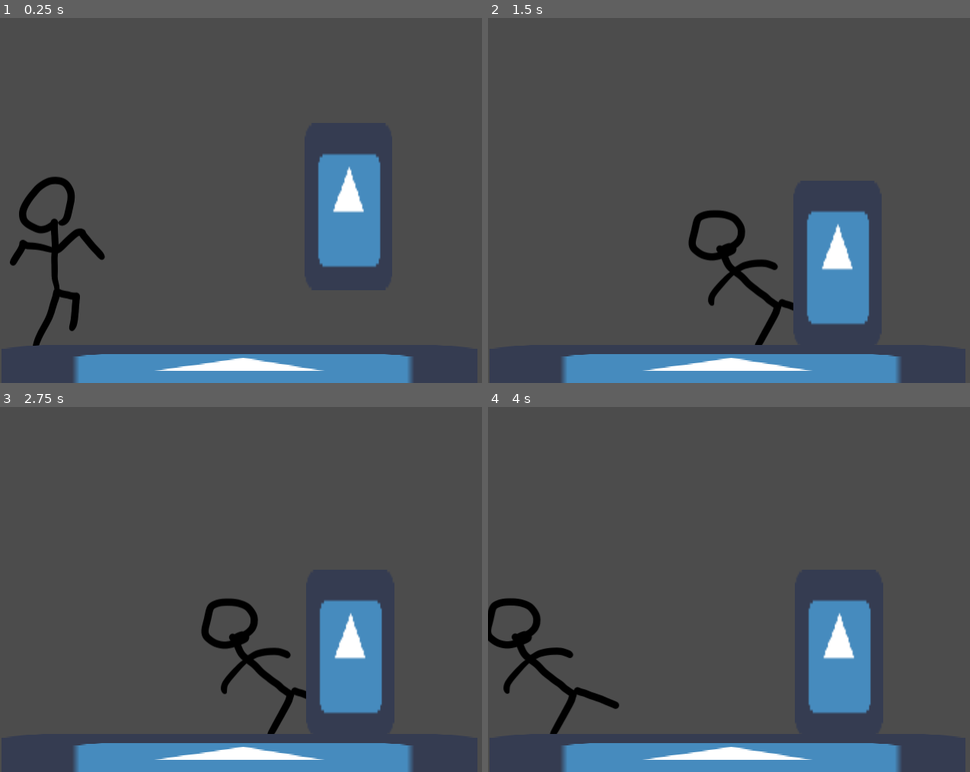
Above: before the commit, frames 1-4 (two rows, left to right).
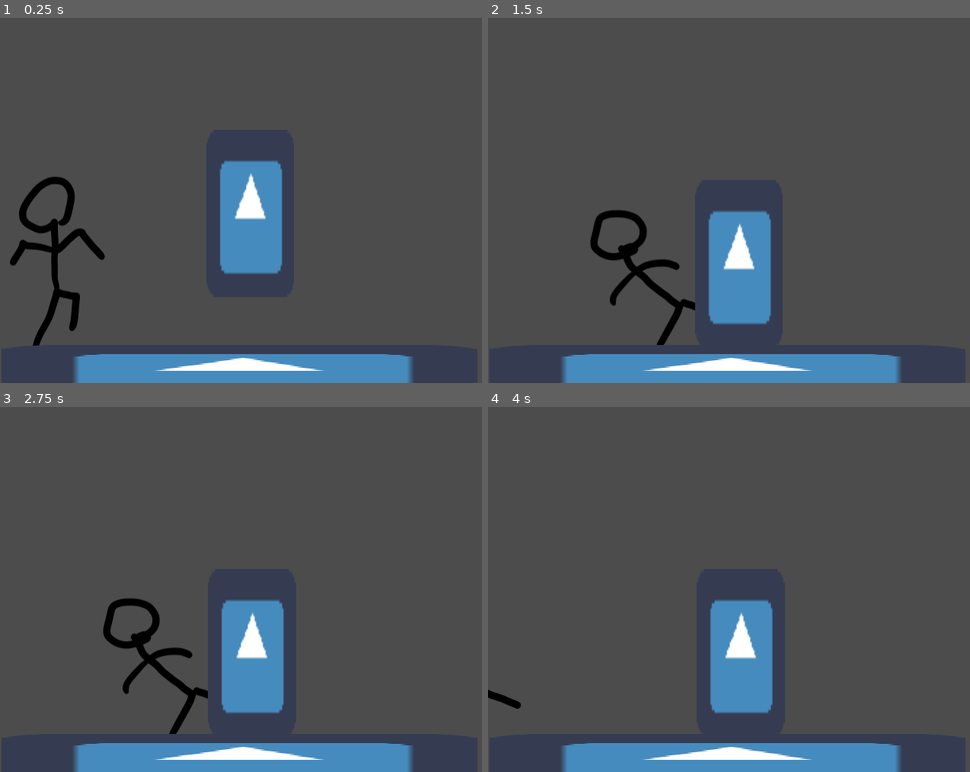
Above: after the commit, the same moments.

Repository: Utfigyii/fighting
Game: Godot game, scene res://assets/scenes/testArena.tscn
Same seed, same stepped clock (60 frames per second), same inputs: the game is played once before the commit and once after it. The engine's default icon, where the game draws it, is replaced by a stand-in: a white triangle on a blue panel in a dark square.
Inputs:
- Up to frame 1 (0.25 s): no input
- Up to frame 2 (1.5 s): hold Right (ui_right) 0.53-1.28 s; hold J (lk) 0.53-1.28 s; hold Down (ui_down) from 1.28 s (still down); tap U (lp) at 1.35 s
- Up to frame 3 (2.75 s): tap Enter at 2 s; release Down (ui_down) at 2.03 s; hold Right (ui_right) from 2.03 s (still down); hold K (rk) from 2.03 s (still down)
- Up to frame 4 (4 s): tap Space at 2.75 s; release Right (ui_right) at 2.78 s; release K (rk) at 2.78 s; hold Up (ui_up) 2.78-3.53 s; tap I (rp) at 2.85 s; hold Left (ui_left) from 3.53 s (still down); hold J (lk) from 3.53 s (still down)

The runs differ from the first frame. In frame 1, 8.1% of the frame differs, in the area x 45-79%, y 37-71%; in frame 2, 10%, in the area x 21-80%, y 52-90%; in frame 3, 10%; in frame 4, 9.8%.

Commit message:
päivitetty devlog

Diff:
--- a/assets/scenes/testArena.tscn
+++ b/assets/scenes/testArena.tscn
@@ -10,7 +10,7 @@
 position = Vector2( 78, 194 )
 
 [node name="Node2D" parent="." instance=ExtResource( 3 )]
-position = Vector2( 458, 173 )
+position = Vector2( 329, 182 )
 scale = Vector2( 0.5, 0.5 )
 
 [node name="floor" type="StaticBody2D" parent="."]
Not shown, changed: devlog
